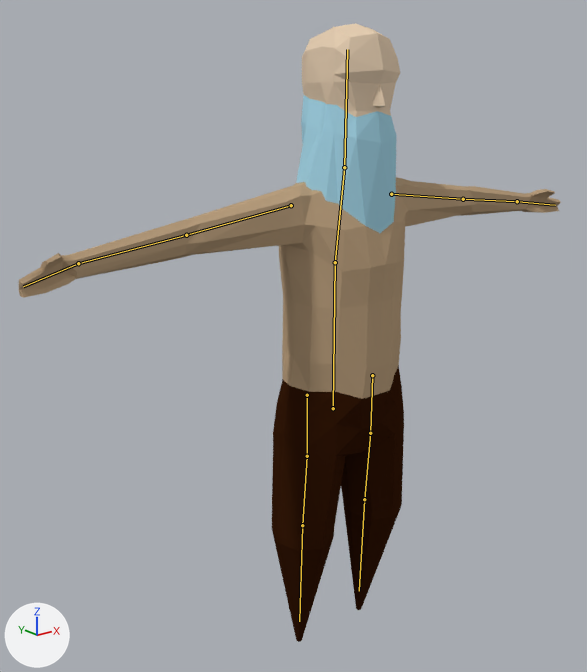
One commit to the Blender file Assets/Units/Meshes/om melee.blend: the scene before it, then after it.
Rendered twice from a 50 mm camera at (-12.8, -14.4, 14.4) aimed at (2.5, 4.7, 6.8). Lighting does not change. The marker at lower left points along +X, +Y and +Z. The bones that bend it are drawn over the model as lines.
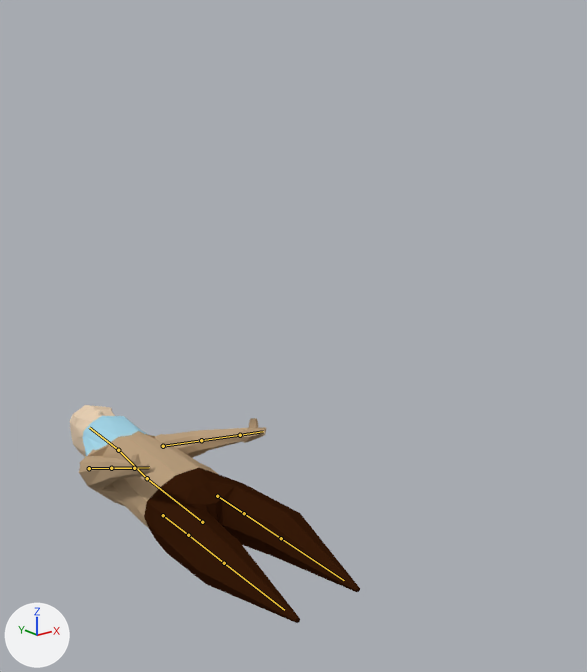
The newer file adds an action. The first version stands in its rest pose; the second is drawn at frame 30 of the action 'Death'.

The change, as a list of edits to the scene's bpy script:
```text
Change bone_chest:
    where bone_chest = bpy.data.objects['Armature'].pose.bones['Chest']
    bone_chest.location: (0.0, 0.0, 0.0) -> (0.0, -6.19, -6.48)
    bone_chest.rotation_quaternion: (1.0, 0.0, 0.0, 0.0) -> (0.715, -0.699, 0.0, 0.0)  # degrees (0, 0, 0) -> degrees (-89, 0, 0)
Change bone_hand_ik_l:
    where bone_hand_ik_l = bpy.data.objects['Armature'].pose.bones['Hand IK.L']
    bone_hand_ik_l.location: (0.0, 0.0, 0.0) -> (-5.0, 0.0, -4.99)
Change bone_elbow_l:
    where bone_elbow_l = bpy.data.objects['Armature'].pose.bones['Elbow.L']
    bone_elbow_l.location: (0.0, 0.0, 0.0) -> (-5.0, 0.0, 0.0)
Change bone_hand_ik_r:
    where bone_hand_ik_r = bpy.data.objects['Armature'].pose.bones['Hand IK.R']
    bone_hand_ik_r.location: (0.0, 0.0, 0.0) -> (5.0, 0.0, -4.99)
Change bone_elbow_r:
    where bone_elbow_r = bpy.data.objects['Armature'].pose.bones['Elbow.R']
    bone_elbow_r.location: (0.0, 0.0, 0.0) -> (5.0, 0.0, 0.0)
```

Location of each change, (x1, y1, x2, y2) in pixels of the pictures (587 x 672 px):
'Cylinder', posed (46% narrower, 65% shorter)
    before: (19, 23, 561, 642)
    after: (70, 405, 360, 623)
bone 'Chest', root to tip
    before: (333, 408) to (335, 262)
    after: (202, 522) to (147, 478)
